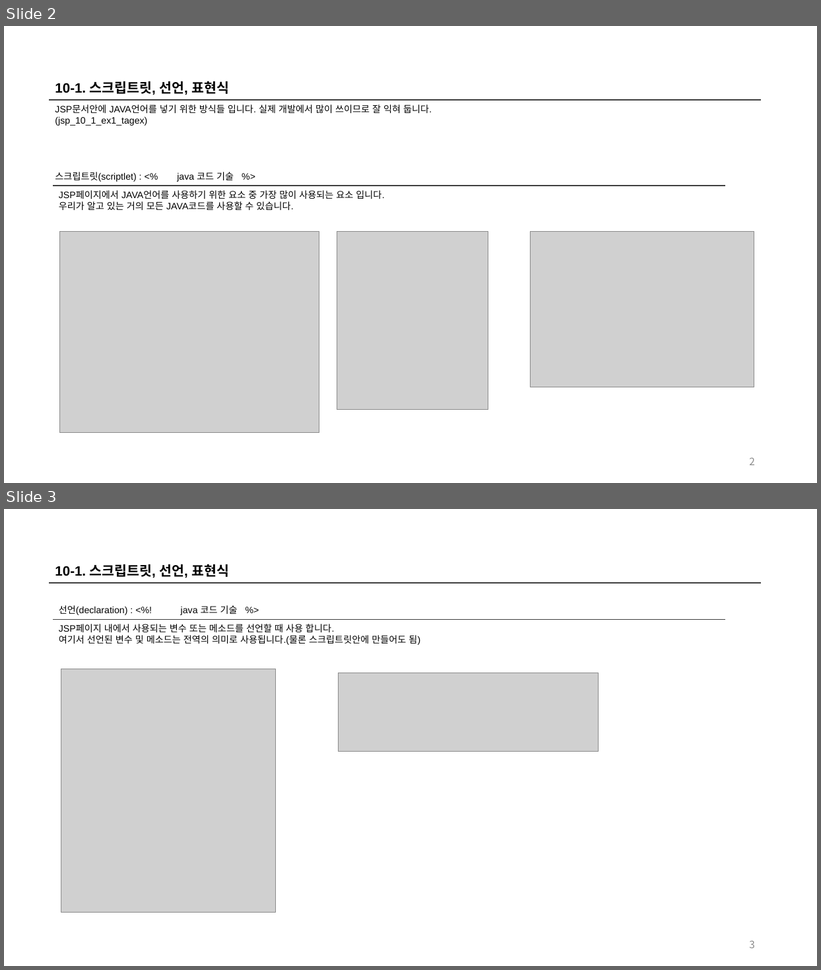
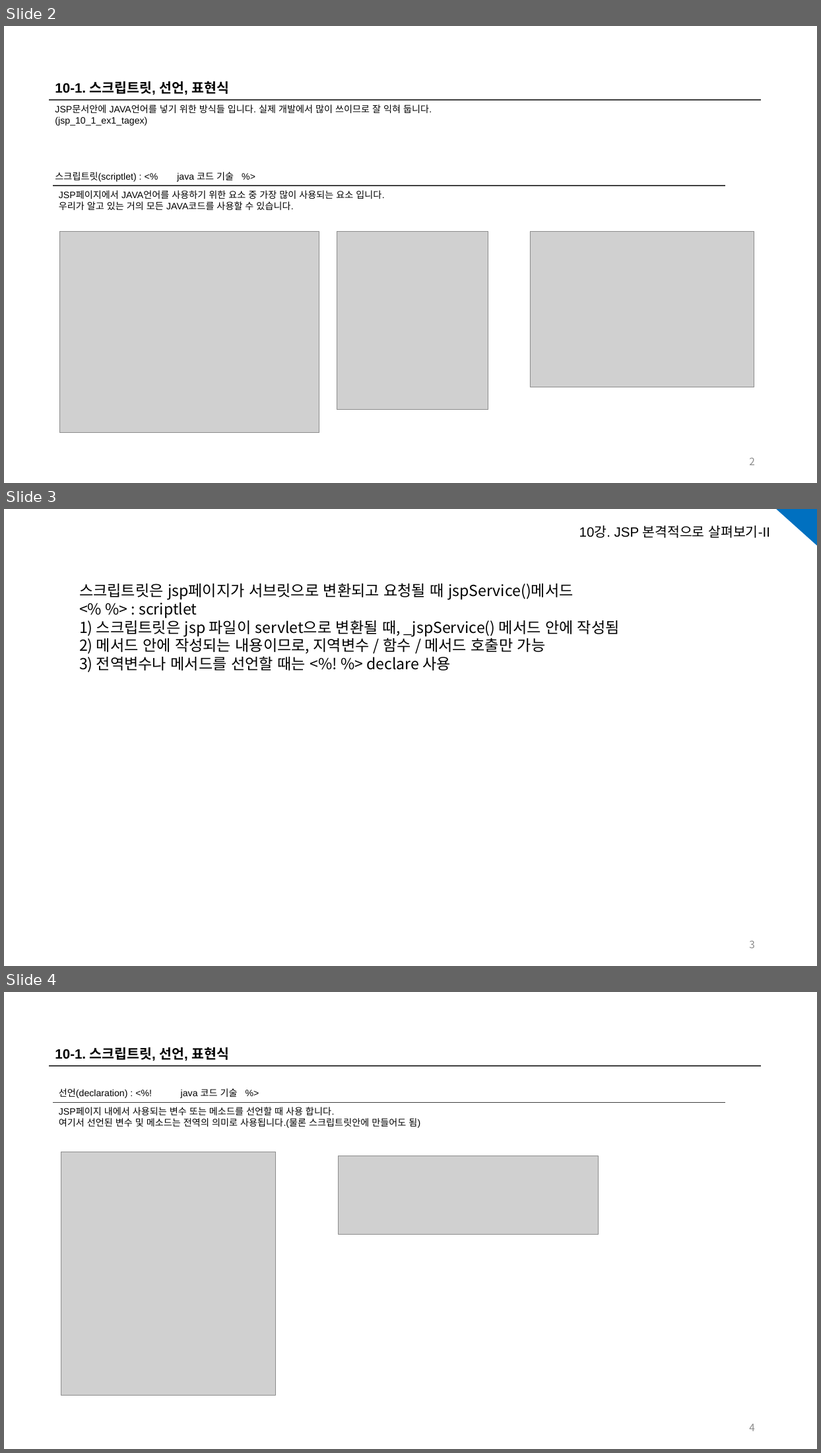
Before and after one commit to kjh8923/Study, a slide deck: jsp/JSP_Servlet_강의_10강_JSP 본격적으로 살펴보기-II.pptx. Shown one above the other, each under a label of ours: slides 2 and 3 before the commit, slides 2, 3 and 4 after it. The pictures are 821x970 and 821x1453 pixels, drawn with LibreOffice and Linux fonts; fonts in the diff are those of the drawing; grey boxes stand for pictures; background and template pictures are left out. Boxes give left, top, right and bottom in pixels: in the first picture for what was removed or moved away, otherwise in the second. Text is boxed around its words. In the diff, an @@ line names an element or a change of style, - is before the commit and + after.

```diff
--- a/jsp/JSP_Servlet_강의_10강_JSP 본격적으로 살펴보기-II.pptx
+++ b/jsp/JSP_Servlet_강의_10강_JSP 본격적으로 살펴보기-II.pptx
@@ slide 3 added at box(4, 509, 817, 966), background #FFFFFF @@
@@ text added at box(580, 525, 770, 538), 16 pt, text #000000 @@
+10강. JSP 본격적으로 살펴보기-II
@@ triangle added at box(777, 509, 817, 546), fill #0070C0 @@
@@ text added at box(79, 583, 620, 673), 18 pt, text #000000 @@
+스크립트릿은 jsp페이지가 서브릿으로 변환되고 요청될 때 jspService()메서드
+<% %> : scriptlet
+1) 스크립트릿은 jsp 파일이 servlet으로 변환될 때, _jspService() 메서드 안에 작성됨
+2) 메서드 안에 작성되는 내용이므로, 지역변수 / 함수 / 메서드 호출만 가능
+3) 전역변수나 메서드를 선언할 때는 <%! %> declare 사용
@@ page number added at box(749, 941, 755, 949), 12 pt, text #8C8C8C @@
+3
@@ what was slide 3 is now slide 4 @@
@@ page number at box(749, 1424, 755, 1432): text changed @@
-3
+4
```
Also in this commit, not shown: 1 slide changed, 53 other files.
